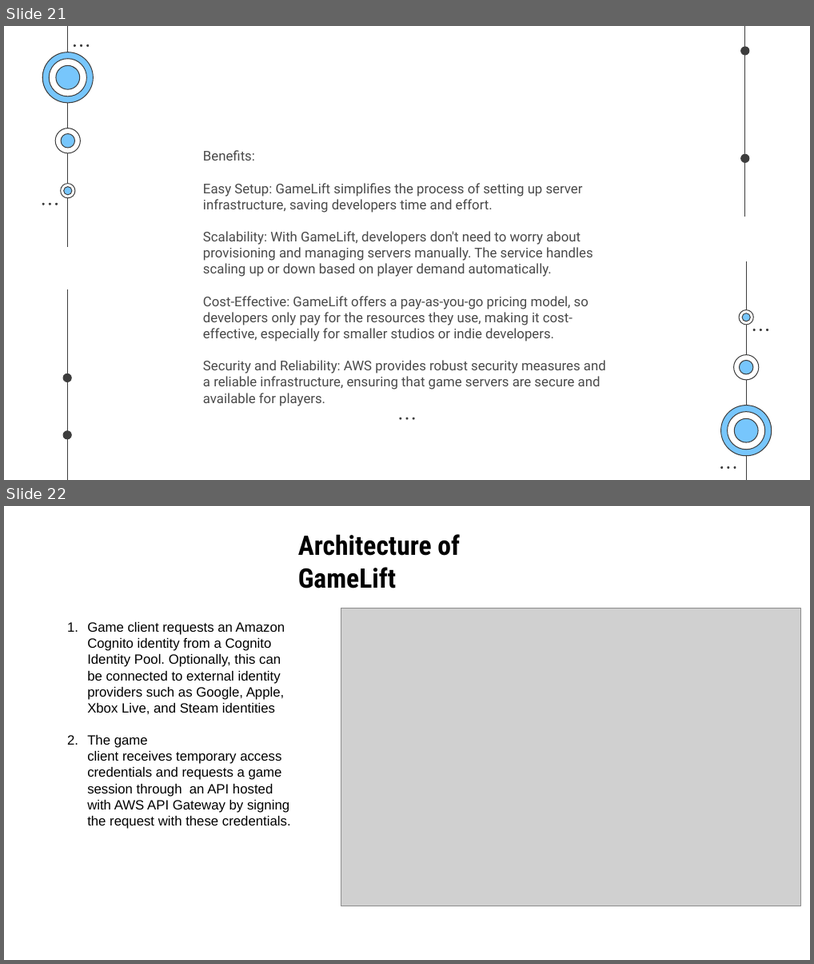
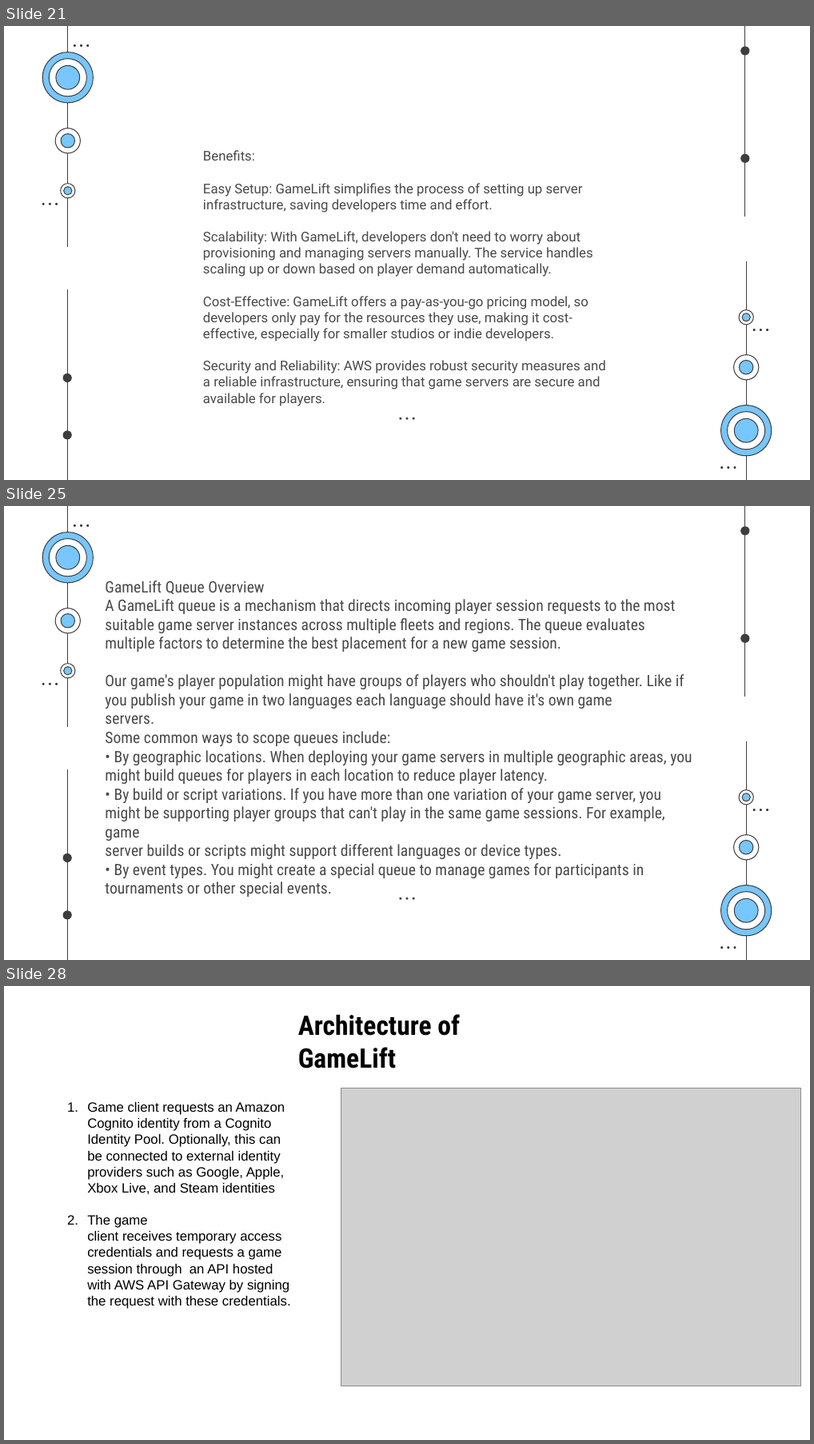
Before and after one commit to SaurabhYadav388/misc_works, a slide deck: Cloud_PPT/Shosau.pptx. Shown one above the other, each under a label of ours: slides 21 and 22 before the commit, slides 21, 25 and 28 after it; the slides between them are not shown. The pictures are 814x964 and 814x1444 pixels, drawn with LibreOffice and Linux fonts; fonts in the diff are those of the drawing; grey boxes stand for pictures. Boxes give left, top, right and bottom in pixels: in the first picture for what was removed or moved away, otherwise in the second. Text is boxed around its words. In the diff, an @@ line names an element or a change of style, - is before the commit and + after.

```diff
--- a/Cloud_PPT/Shosau.pptx
+++ b/Cloud_PPT/Shosau.pptx
@@ slide 25 added at <box>4,506,810,960</box>, background #FFFFFF; not listed: 51 template elements that a slide beside it also shows @@
@@ subtitle added at <box>105,580,692,896</box>, 14 pt, text #494949 @@
+GameLift Queue Overview
+A GameLift queue is a mechanism that directs incoming player session requests to the most suitable game server instances across multiple fleets and regions. The queue evaluates multiple factors to determine the best placement for a new game session.
+Our game's player population might have groups of players who shouldn't play together. Like if you publish your game in two languages each language should have it's own game
+servers.
+Some common ways to scope queues include:
+• By geographic locations. When deploying your game servers in multiple geographic areas, you might build queues for players in each location to reduce player latency.
+• By build or script variations. If you have more than one variation of your game server, you
+might be supporting player groups that can't play in the same game sessions. For example, game
+server builds or scripts might support different languages or device types.
+• By event types. You might create a special queue to manage games for participants in
+tournaments or other special events.
@@ what was slide 22 is now slide 28 @@
```
Also in this commit, not shown: 1 slide changed, 5 other slides added.
